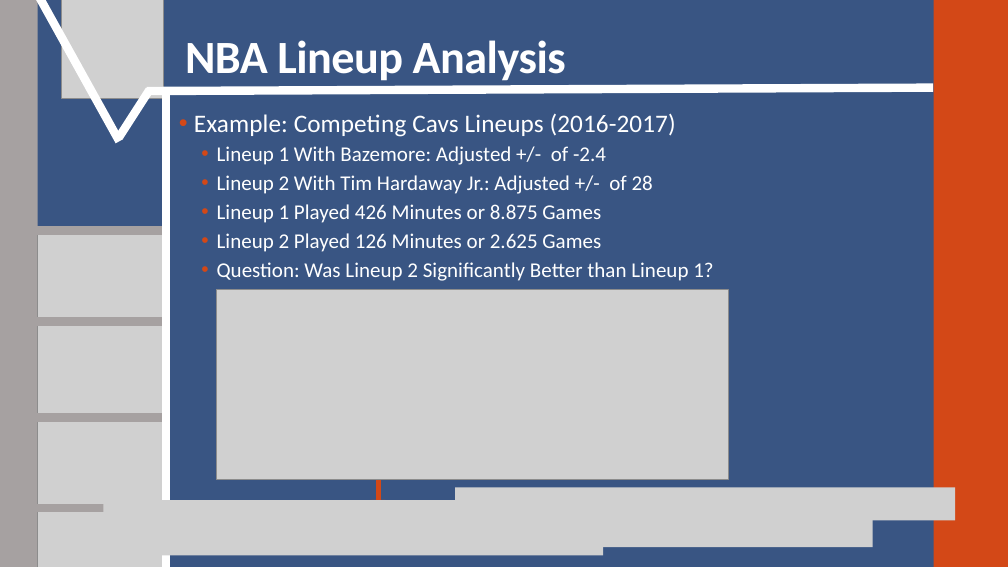
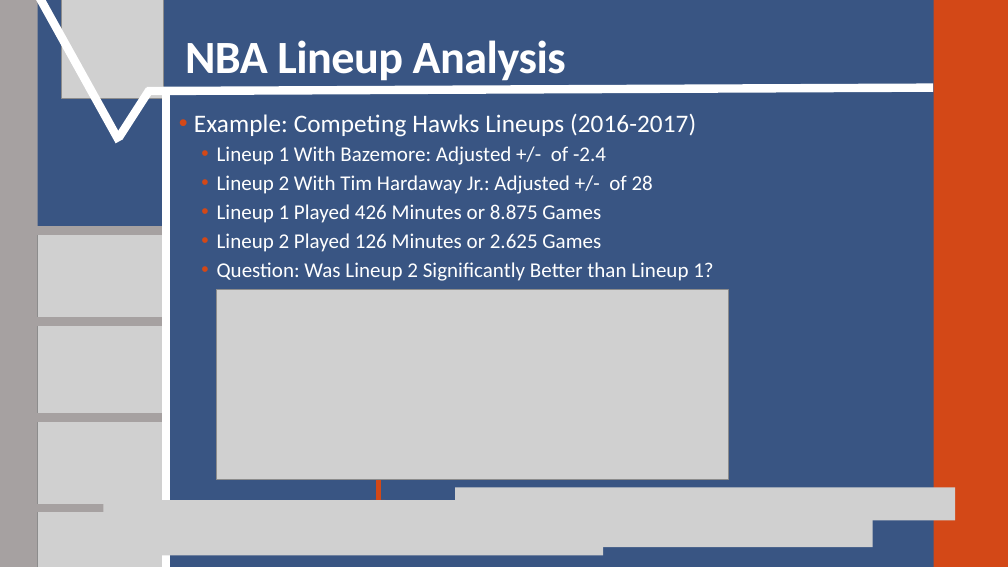
Before and after one commit to SuperMarioGiacomazzo/STOR538_WEBSITE, a slide deck: slide 7 of Slides/Basketball 3/Basketball_3_Lecture.pptx. Drawn at 1008x567 pixels with LibreOffice and Linux fonts; fonts in the diff are those of the drawing; grey boxes stand for pictures. Boxes give left, top, right and bottom in pixels: in the first picture for what was removed or moved away, otherwise in the second. Text is boxed around its words. In the diff, an @@ line names an element or a change of style, - is before the commit and + after.

```diff
--- a/Slides/Basketball 3/Basketball_3_Lecture.pptx
+++ b/Slides/Basketball 3/Basketball_3_Lecture.pptx
@@ text at [194, 114, 696, 137]: text changed @@
-• Example: Competing Cavs Lineups (2016-2017)
+• Example: Competing Hawks Lineups (2016-2017)
```
Also in this commit, not shown: 1 other file.
